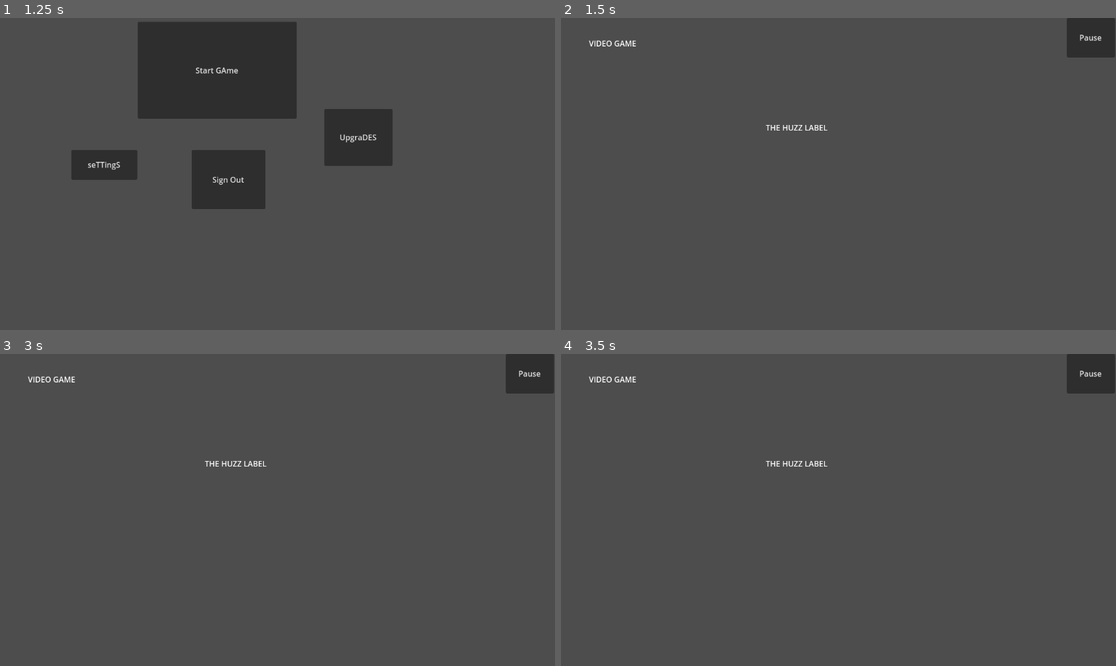
Above: before the commit, frames 1-4 (two rows, left to right).
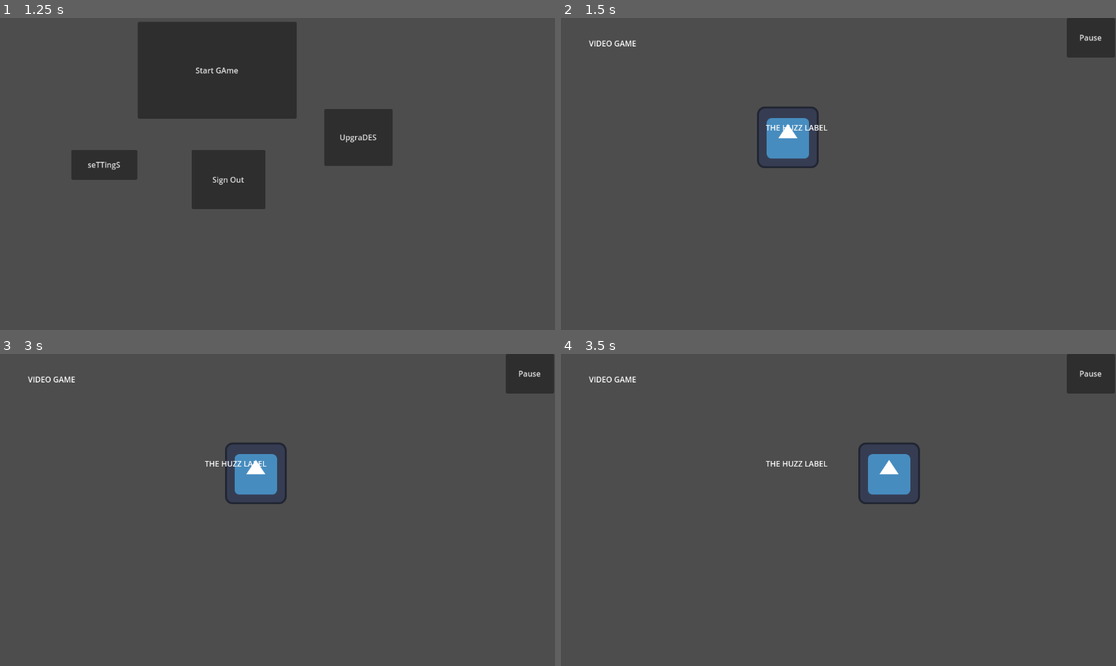
Above: after the commit, the same moments.

Repository: BransonClendenen/3390Project3
Game: Godot game, scene res://Scenes/Game/Root.tscn
The game is run twice, just before and just after one commit, with the same random seed, the same clock (stepped at 60 frames per second) and the same inputs. The engine's default icon, where the game draws it, is replaced by a stand-in: a white triangle on a blue panel in a dark square.
Inputs:
- Up to frame 1 (1.25 s): click "Create Account" at 0.5 s
- Up to frame 2 (1.5 s): click "Start GAme" at 1.25 s
- Up to frame 3 (3 s): click "Pause" at 2 s; tap Enter at 2.75 s; hold D (move_right, bound only after the commit) from 2.78 s (still down)
- Up to frame 4 (3.5 s): keep holding D (move_right, bound only after the commit)

Frame 1 is identical in both runs. In frame 2, 1.2% of the frame differs, in the area x 35-47%, y 28-49%; in frame 3, 1.2%; in frame 4, 1.3%, in the area x 53-65%, y 28-49%.

Commit message:
Player Movement

Diff:
--- a/3390project3/Scenes/Game/Game.tscn
+++ b/3390project3/Scenes/Game/Game.tscn
@@ -1,4 +1,6 @@
-[gd_scene format=3 uid="uid://duenb7yasxax"]
+[gd_scene load_steps=2 format=3 uid="uid://duenb7yasxax"]
+
+[ext_resource type="PackedScene" uid="uid://c3bkcex6dxlrm" path="res://Scenes/Objects/player.tscn" id="1_rdw05"]
 
 [node name="Game" type="Control"]
 layout_mode = 3
@@ -24,3 +26,6 @@
 offset_right = 1150.0
 offset_bottom = 82.0
 text = "Pause"
+
+[node name="Player" parent="." instance=ExtResource("1_rdw05")]
+position = Vector2(471, 248)
--- /dev/null
+++ b/3390project3/Scenes/Objects/Player.tscn
@@ -0,0 +1,17 @@
+[gd_scene load_steps=4 format=3 uid="uid://c3bkcex6dxlrm"]
+
+[ext_resource type="Script" uid="uid://bcc5pq7hew82x" path="res://Scripts/player.gd" id="1_t86h6"]
+[ext_resource type="Texture2D" uid="uid://1gv8uo8vxisp" path="res://Sprites/icon.svg" id="2_5f5w1"]
+
+[sub_resource type="RectangleShape2D" id="RectangleShape2D_kvv6r"]
+size = Vector2(118, 115)
+
+[node name="Player" type="CharacterBody2D"]
+script = ExtResource("1_t86h6")
+
+[node name="Sprite2D" type="Sprite2D" parent="."]
+texture = ExtResource("2_5f5w1")
+
+[node name="CollisionShape2D" type="CollisionShape2D" parent="."]
+position = Vector2(1, -1.5)
+shape = SubResource("RectangleShape2D_kvv6r")
--- /dev/null
+++ b/3390project3/Scripts/player.gd
@@ -0,0 +1,20 @@
+extends CharacterBody2D
+
+
+const SPEED = 300.0
+
+
+func _physics_process(delta: float) -> void:
+	var x_direction := Input.get_axis("move_left", "move_right")
+	if x_direction:
+		velocity.x = x_direction * SPEED
+	else:
+		velocity.x = move_toward(velocity.x, 0, SPEED)
+
+	var y_direction := Input.get_axis("move_up", "move_down")
+	if y_direction:
+		velocity.y = y_direction * SPEED
+	else:
+		velocity.y = move_toward(velocity.y, 0, SPEED)
+
+	move_and_slide()
--- a/3390project3/project.godot
+++ b/3390project3/project.godot
@@ -26,3 +26,23 @@
 "events": [Object(InputEventKey,"resource_local_to_scene":false,"resource_name":"","device":-1,"window_id":0,"alt_press …(195 unchanged characters)…
 ]
 }
+move_left={
+"deadzone": 0.2,
+"events": [Object(InputEventKey,"resource_local_to_scene":false,"resource_name":"","device":-1,"window_id":0,"alt_pressed":false,"shift_pressed":false,"ctrl_pressed":false,"meta_pressed":false,"pressed":false,"keycode":0,"physical_keycode":65,"key_label":0,"unicode":97,"location":0,"echo":false,"script":null)
+]
+}
+move_right={
+"deadzone": 0.2,
+"events": [Object(InputEventKey,"resource_local_to_scene":false,"resource_name":"","device":-1,"window_id":0,"alt_pressed":false,"shift_pressed":false,"ctrl_pressed":false,"meta_pressed":false,"pressed":false,"keycode":0,"physical_keycode":68,"key_label":0,"unicode":100,"location":0,"echo":false,"script":null)
+]
+}
+move_up={
+"deadzone": 0.2,
+"events": [Object(InputEventKey,"resource_local_to_scene":false,"resource_name":"","device":-1,"window_id":0,"alt_pressed":false,"shift_pressed":false,"ctrl_pressed":false,"meta_pressed":false,"pressed":false,"keycode":0,"physical_keycode":87,"key_label":0,"unicode":119,"location":0,"echo":false,"script":null)
+]
+}
+move_down={
+"deadzone": 0.2,
+"events": [Object(InputEventKey,"resource_local_to_scene":false,"resource_name":"","device":-1,"window_id":0,"alt_pressed":false,"shift_pressed":false,"ctrl_pressed":false,"meta_pressed":false,"pressed":false,"keycode":0,"physical_keycode":83,"key_label":0,"unicode":115,"location":0,"echo":false,"script":null)
+]
+}
Not shown, added: 3390project3/Scripts/player.gd.uid
